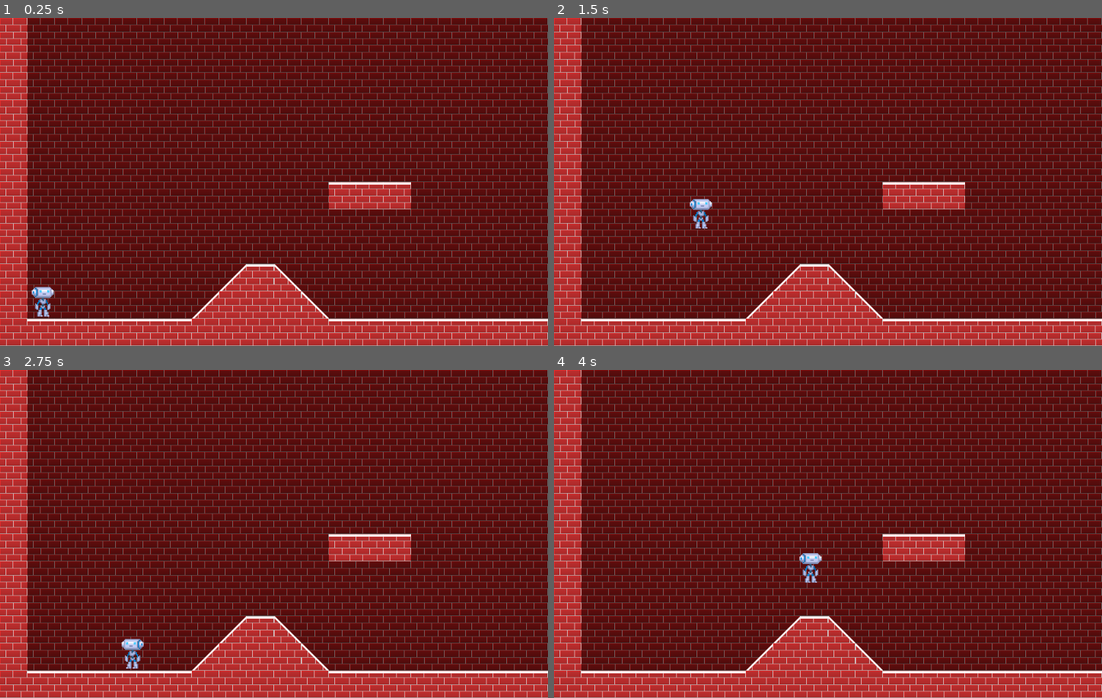
Above: before the commit, frames 1-4 (two rows, left to right).
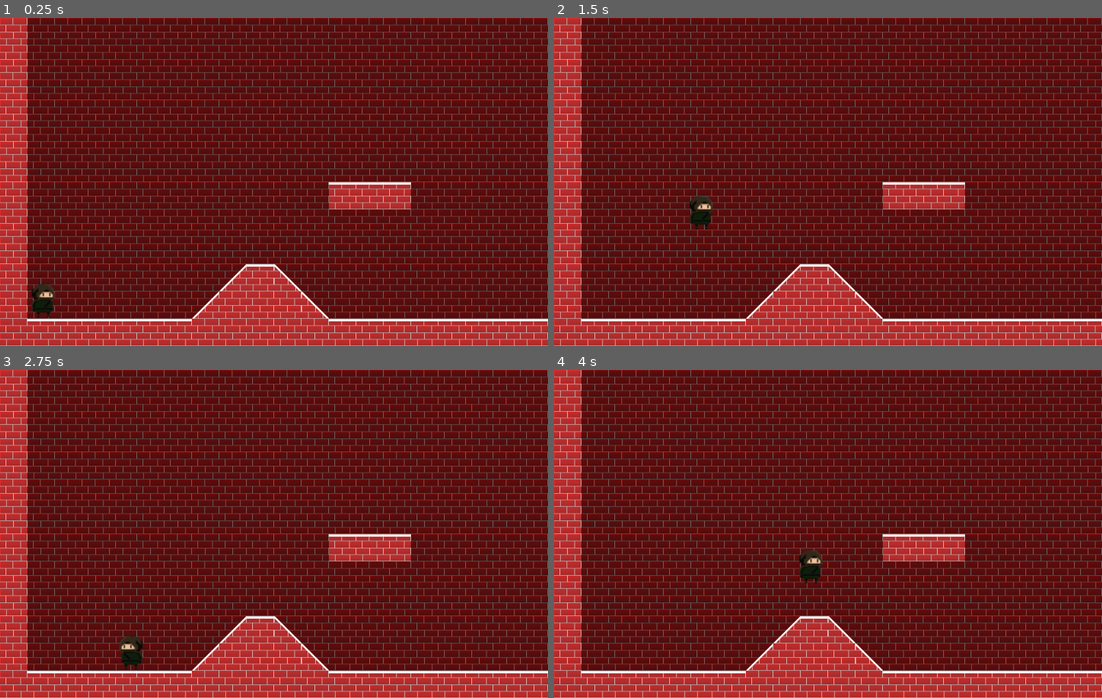
Above: after the commit, the same moments.

Repository: Ruefa/godot_test
Game: Godot game, scene res://Main.tscn
Two runs of this game, one before a commit and one after it. Both use one fixed random seed, a clock stepped at 60 frames per second and the inputs below.
Inputs:
- Up to frame 1 (0.25 s): no input
- Up to frame 2 (1.5 s): tap Enter at 0.5 s; hold Right (ui_right) from 0.53 s (still down); tap Up (ui_up) at 0.77 s
- Up to frame 3 (2.75 s): tap Up (ui_up) at 1.52 s; release Right (ui_right) at 2.03 s; hold Left (ui_left) from 2.03 s (still down)
- Up to frame 4 (4 s): release Left (ui_left) at 2.78 s; hold Right (ui_right) from 2.78 s (still down); tap Up (ui_up) at 3.02, 3.77 s

The runs differ from the first frame. In frame 1, 0.3% of the frame differs, in the area x 5-10%, y 81-92%; in frame 2, 0.3%; in frame 3, 0.3%, in the area x 21-27%, y 81-92%; in frame 4, 0.3%.

Commit message:
added new animated sprite to player

Diff:
--- a/Side Scroll/Player.tscn
+++ b/Side Scroll/Player.tscn
@@ -1,13 +1,14 @@
-[gd_scene load_steps=5 format=2]
+[gd_scene load_steps=6 format=2]
 
 [ext_resource path="res://Player.gd" type="Script" id=1]
-[ext_resource path="res://art/char.png" type="Texture" id=2]
+[ext_resource path="res://art/Player/standing.png" type="Texture" id=2]
+[ext_resource path="res://art/Player/walking.png" type="Texture" id=3]
 
 [sub_resource type="SpriteFrames" id=1]
 animations = [ {
-"frames": [ ExtResource( 2 ) ],
+"frames": [ ExtResource( 2 ), ExtResource( 3 ) ],
 "loop": true,
-"name": "default",
+"name": "walking",
 "speed": 5.0
 } ]
 
@@ -21,7 +22,9 @@
 script = ExtResource( 1 )
 
 [node name="AnimatedSprite" type="AnimatedSprite" parent="."]
+scale = Vector2( 2, 2 )
 frames = SubResource( 1 )
+animation = "walking"
 
 [node name="FireRateTimer" type="Timer" parent="."]
 wait_time = 0.5
Binary file added: Side Scroll/art/Player/standing.png
Not shown, added: Side Scroll/art/Player/standing.png.import
Binary file added: Side Scroll/art/Player/walking.png
Not shown, added: Side Scroll/art/Player/walking.png.import
